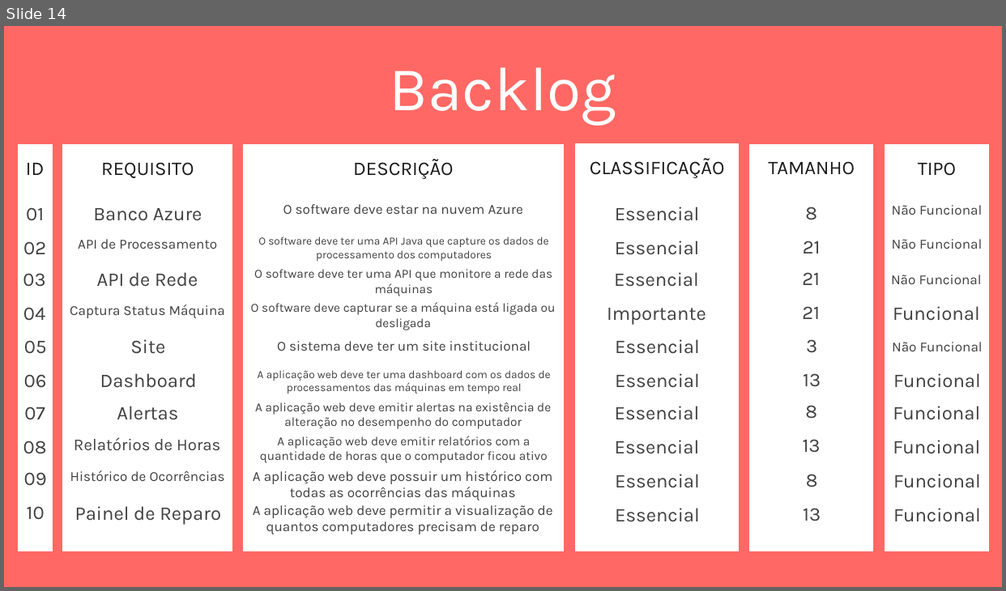
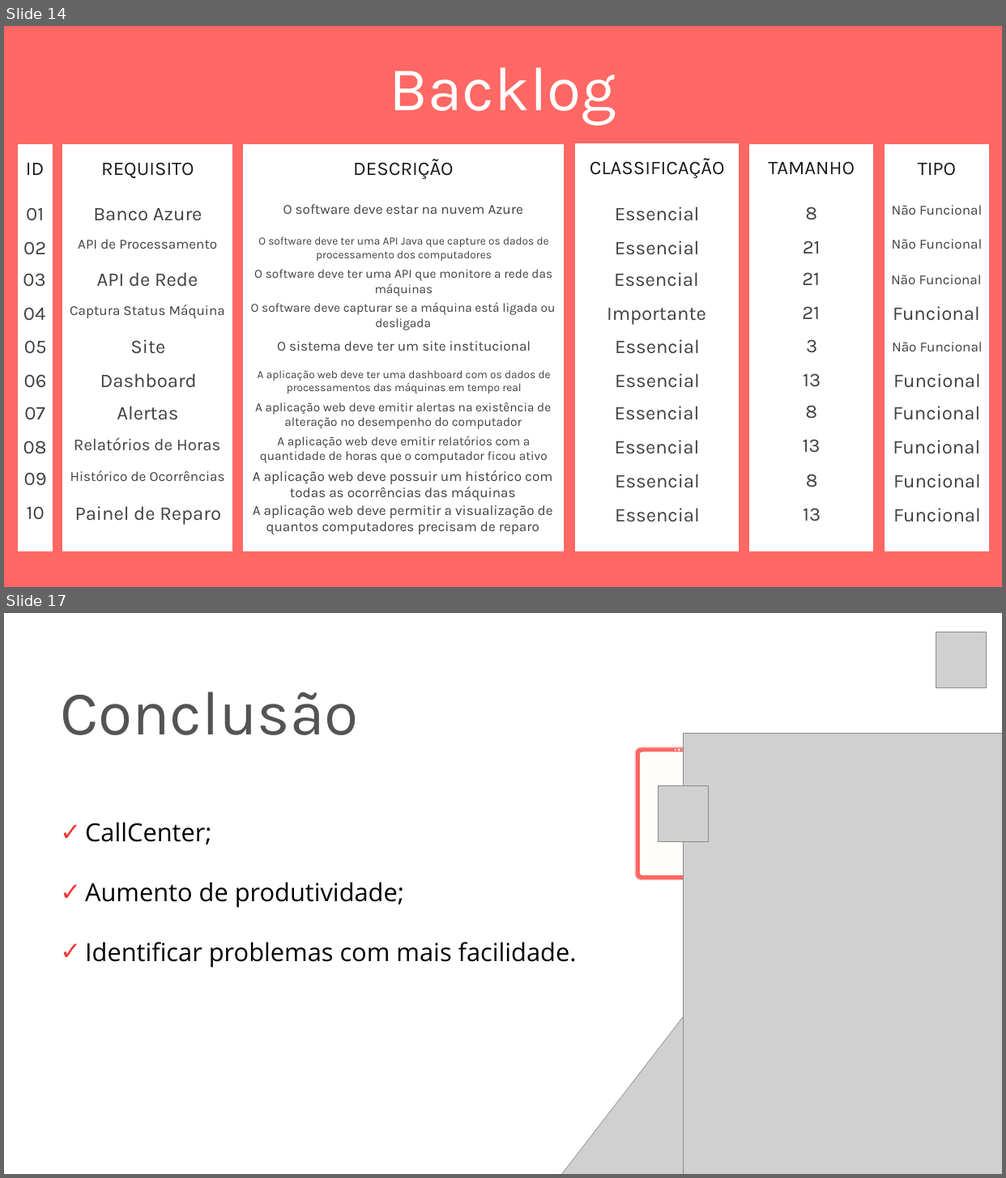
Before and after one commit to christian-raphael/Pyxis, a slide deck: Documentação/Pyxis.pptx. Shown one above the other, each under a label of ours: slide 14 before the commit, slides 14 and 17 after it; the slides between them are not shown. The pictures are 1006x591 and 1006x1178 pixels, drawn with LibreOffice and Linux fonts; fonts in the diff are those of the drawing; grey boxes stand for pictures. Boxes give left, top, right and bottom in pixels: in the first picture for what was removed or moved away, otherwise in the second. Text is boxed around its words. In the diff, an @@ line names an element or a change of style, - is before the commit and + after.

```diff
--- a/Documentação/Pyxis.pptx
+++ b/Documentação/Pyxis.pptx
@@ slide 17 added at (x1=4, y1=613, x2=1002, y2=1174), background #FFFFFF @@
@@ picture added at (x1=936, y1=632, x2=986, y2=688) @@
@@ text added at (x1=60, y1=692, x2=358, y2=735), 90 pt, text #545454 @@
+Conclusão
@@ picture added at (x1=683, y1=733, x2=1002, y2=1174) @@
@@ group added at (x1=635, y1=747, x2=731, y2=880): 8 freeform shapes @@
@@ picture added at (x1=862, y1=771, x2=1002, y2=1118) @@
@@ picture added at (x1=658, y1=786, x2=708, y2=842) @@
@@ text added at (x1=85, y1=822, x2=577, y2=968), 36 pt, text #000000 @@
+✓ CallCenter;
+✓ Aumento de produtividade;
+✓ Identificar problemas com mais facilidade.
@@ picture added at (x1=539, y1=903, x2=1002, y2=1174) @@
```
Also in this commit, not shown: 3 slides changed, 1 other slide added, 2 slides removed.
